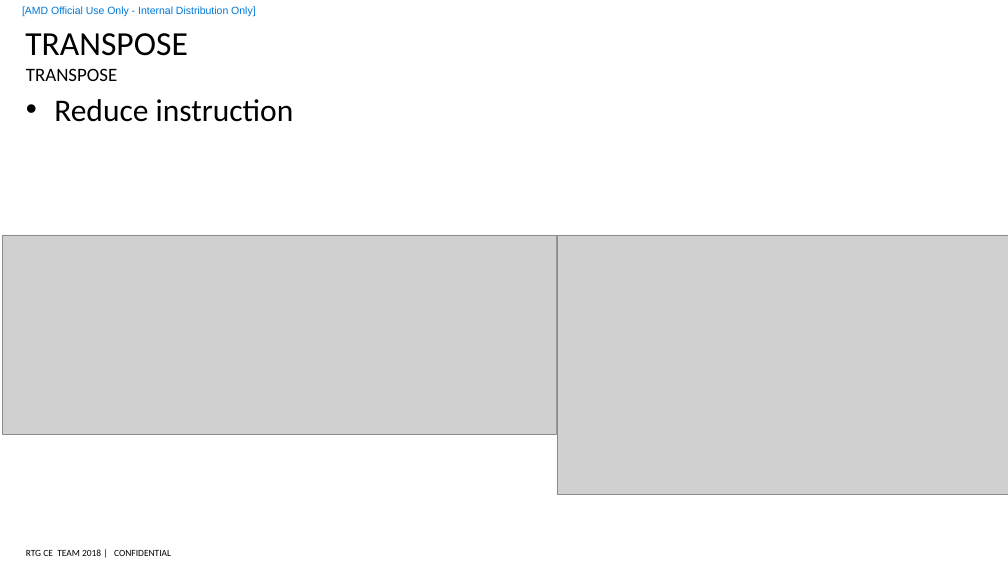
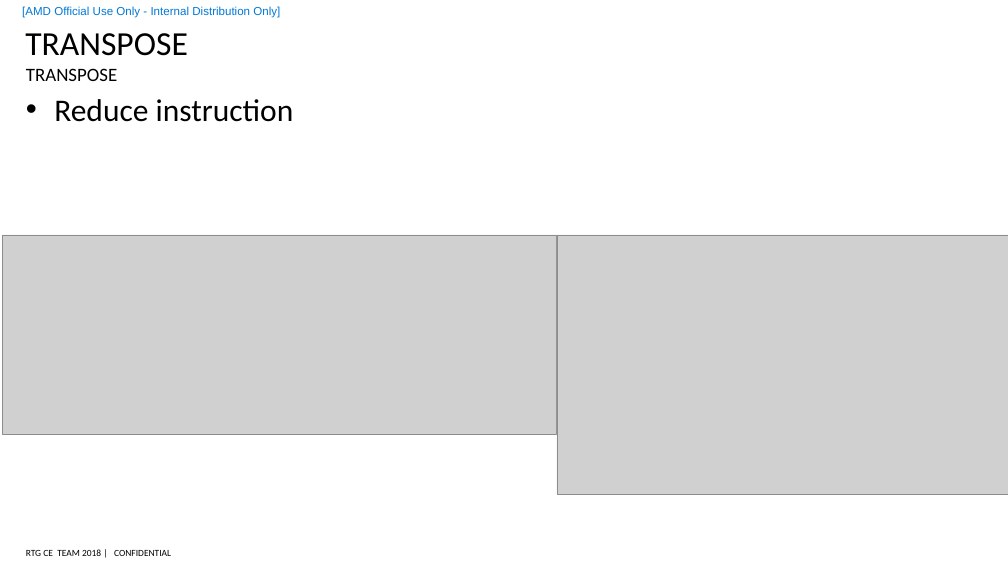
Before and after one commit to feifei14119/rocm_start_sample, a slide deck: slide 6 of Transpose/doc/tile transpose.pptx (slide 5 before the commit). Drawn at 1008x567 pixels with LibreOffice and Linux fonts; fonts in the diff are those of the drawing; grey boxes stand for pictures; background and template pictures are left out. Boxes give left, top, right and bottom in pixels: in the first picture for what was removed or moved away, otherwise in the second. Text is boxed around its words. In the diff, an @@ line names an element or a change of style, - is before the commit and + after.

```diff
--- a/Transpose/doc/tile transpose.pptx
+++ b/Transpose/doc/tile transpose.pptx
@@ text "[AMD Official Use Only - ..." at box(22, 6, 280, 18): size 10 to 11 pt @@
```
Also in this commit, not shown: 5 other slides changed, 1 slide added, 2 other files.
